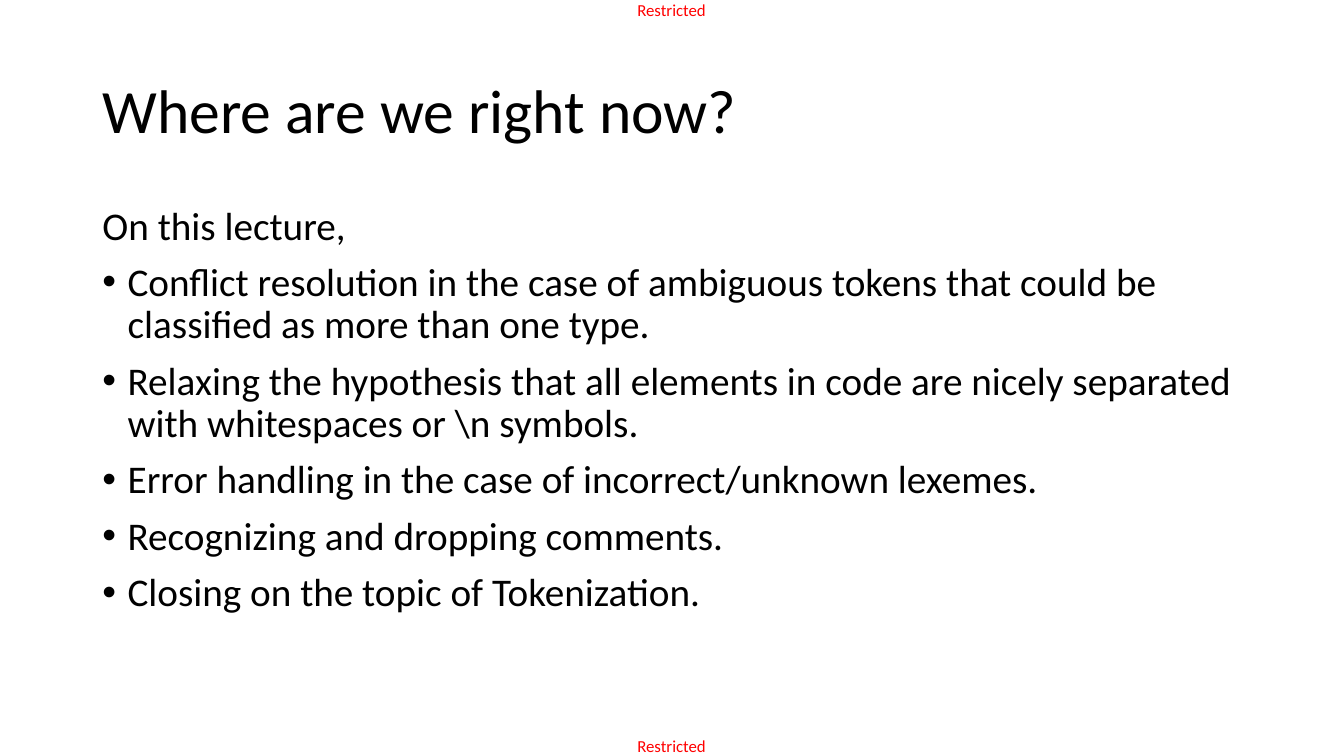
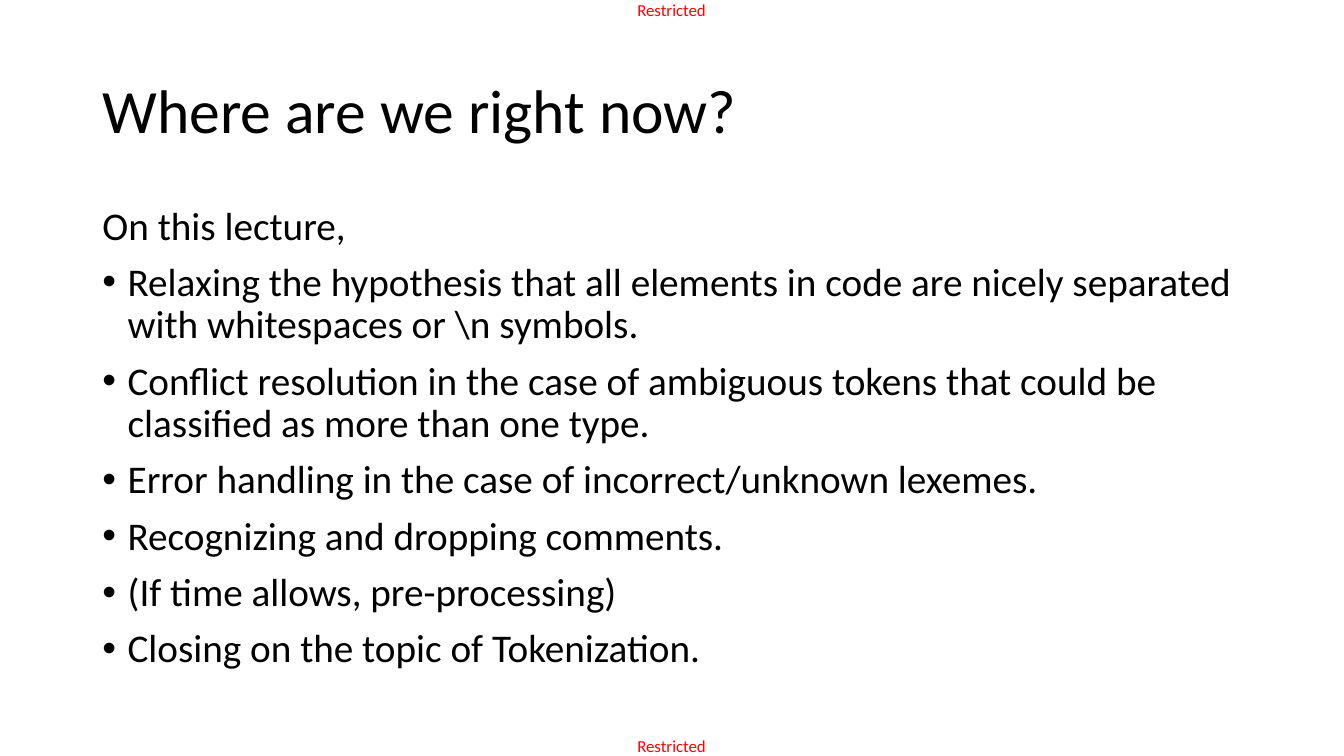
Before and after one commit to matthieudemari/SUTD_PLC_50_051, a slide deck: slide 3 of W10/W10S1/W10S1.pptx. Drawn at 1344x756 pixels with LibreOffice and Linux fonts; fonts in the diff are those of the drawing. Boxes give left, top, right and bottom in pixels: in the first picture for what was removed or moved away, otherwise in the second. Text is boxed around its words. In the diff, an @@ line names an element or a change of style, - is before the commit and + after.

```diff
--- a/W10/W10S1/W10S1.pptx
+++ b/W10/W10S1/W10S1.pptx
@@ text at bbox=[128, 268, 1230, 345]: paragraph added @@
+• Relaxing the hypothesis that all elements in code are nicely separated with whitespaces or \n symbols.
@@ text at bbox=[128, 367, 1230, 444]: paragraph removed @@
-• Relaxing the hypothesis that all elements in code are nicely separated with whitespaces or \n symbols.
@@ text at bbox=[128, 577, 616, 613]: paragraph added @@
+• (If time allows, pre-processing)
```
Also in this commit, not shown: 1 other slide changed, 21 slides added, 1 slide removed, 2 other files.
